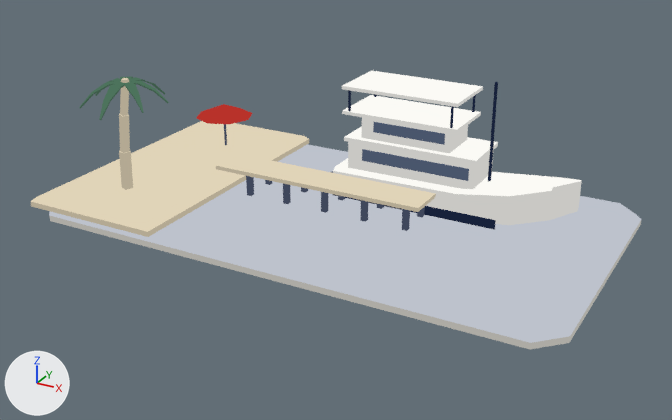
A saved change to the glTF model plugins/postcard/skills/postcard/kit/art/3d/hurghada.glb.
Before and after are seen from a camera (50 mm lens) standing at (30.4, -55.7, 28.3) and looking at (0.6, -1.7, 1.3). Lighting does not change. The marker at lower left points along +X, +Y and +Z. The older version comes first. Vertices at exactly the same position are counted once.

In view in the first picture: 'model'.
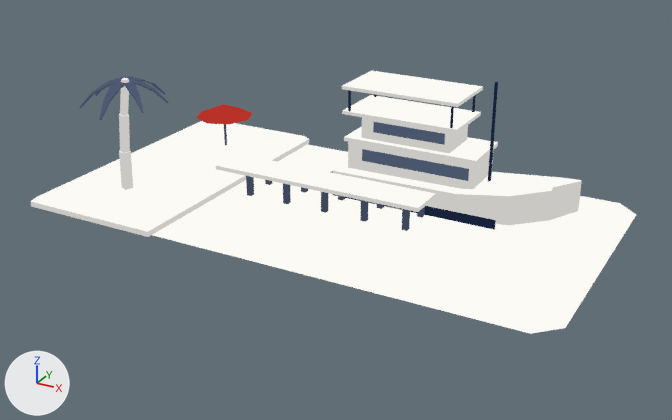
The newer file is also turned or shifted as a whole; pictures and numbers use the older file's frame.

What changed in the scene script:
```text
Change mat_material_0:
    where n0 = _N.new('ShaderNodeEmission'); n0.name = 'Emission'
    n0.inputs[0].default_value: (0.42, 0.409, 0.377, 1.0) -> (0.964, 0.955, 0.914, 1.0)  # 'Color', grey #adaba5 -> 'Color', white #fbfaf5
Change mat_material_2:
    where n0 = _N.new('ShaderNodeEmission'); n0.name = 'Emission'
    n0.inputs[0].default_value: (0.507, 0.538, 0.604, 1.0) -> (0.722, 0.715, 0.684, 1.0)  # 'Color', light grey #bdc2cc -> 'Color', light grey #dddcd8
Change mat_material_3:
    where n0 = _N.new('ShaderNodeEmission'); n0.name = 'Emission'
    n0.inputs[0].default_value: (0.454, 0.398, 0.291, 1.0) -> (0.0501, 0.0637, 0.107, 1.0)  # 'Color', beige #b4a993 -> 'Color', dark blue #3f475c
Change mat_material_5:
    where n0 = _N.new('ShaderNodeEmission'); n0.name = 'Emission'
    n0.inputs[0].default_value: (0.748, 0.656, 0.477, 1.0) -> (0.0783, 0.1, 0.171, 1.0)  # 'Color', beige #e0d4b8 -> 'Color', dark blue #4f5973
Change mat_material_6:
    where n0 = _N.new('ShaderNodeEmission'); n0.name = 'Emission'
    n0.inputs[0].default_value: (0.0501, 0.0637, 0.107, 1.0) -> (0.858, 0.85, 0.813, 1.0)  # 'Color', dark blue #3f475c -> 'Color', white #eeede9
Change mat_material_9:
    where n0 = _N.new('ShaderNodeEmission'); n0.name = 'Emission'
    n0.inputs[0].default_value: (0.582, 0.577, 0.552, 1.0) -> (0.0123, 0.0232, 0.0684, 1.0)  # 'Color', light grey #c9c8c4 -> 'Color', dark blue #1d2a4a
Change mat_material_11:
    where n0 = _N.new('ShaderNodeEmission'); n0.name = 'Emission'
    n0.inputs[0].default_value: (0.964, 0.955, 0.914, 1.0) -> (0.0818, 0.113, 0.184, 1.0)  # 'Color', white #fbfaf5 -> 'Color', dark blue #515e77
Change mat_material_13:
    where n0 = _N.new('ShaderNodeEmission'); n0.name = 'Emission'
    n0.inputs[0].default_value: (0.00871, 0.0157, 0.044, 1.0) -> (0.48, 0.0319, 0.0232, 1.0)  # 'Color', dark blue #17223b -> 'Color', red #b8322a
Change me_mesh_0:
    remove me_mesh_0.from_pydata(...)  # 505 vertices, 834 faces, 298 loose edges; spans x -20.0..20.0, y -11.0..11.0, z 0.0..10.6
    add me_mesh_0.from_pydata(...)  # 489 vertices, 796 faces, 282 loose edges; spans x -20.0..19.6, y -11.0..11.0, z 0.8..10.6
    me_mesh_0 part 1
    16 vertices are removed from x -20.0..20.0, y -11.0..11.0, z 0.0..0.4
    38 faces are deleted
    16 loose edges are deleted
    me_mesh_0 part 2: 6 faces spanning x -19.6..19.6, y -10.6..10.6, z 0.8 switch from mat_material_2 to mat_material_0
    me_mesh_0 part 3: 46 faces spanning x -20.0..7.0, y -11.0..11.0, z 0.8..10.3 switch from mat_material_3 to mat_material_1
    me_mesh_0 part 4: 22 faces spanning x -20.0..7.0, y -11.0..11.0, z 1.2..10.3 switch from mat_material_5 to mat_material_0
    me_mesh_0 part 5: 72 faces spanning x -14.1..6.2, y -1.5..6.4, z 0.8..4.7 switch from mat_material_6 to mat_material_3
    me_mesh_0 part 6: 122 faces spanning x -1.5..16.5, y 1.7..6.7, z 0.8..9.4 switch from mat_material_9 to mat_material_1
    me_mesh_0 part 7: 42 faces spanning x -1.5..11.5, y 1.7..6.7, z 0.8..10.6 switch from mat_material_13 to mat_material_7
    me_mesh_0 part 8: 36 faces spanning x -16.9..-11.0, y -10.1..-3.3, z 8.4..10.1 switch from mat_material_21 to mat_material_5
    me_mesh_0 part 9: 112 faces spanning x -16.9..-11.0, y -10.1..-3.3, z 8.3..10.1 switch from mat_material_22 to mat_material_3
    other edits to the shape of me_mesh_0 do not show in these pictures
    remove me_mesh_0.materials.append(mat_material_15)
    remove me_mesh_0.materials.append(mat_material_16)
    remove me_mesh_0.materials.append(mat_material_17)
    remove me_mesh_0.materials.append(mat_material_18)
    remove me_mesh_0.materials.append(mat_material_19)
    remove me_mesh_0.materials.append(mat_material_20)
    remove me_mesh_0.materials.append(mat_material_23)
    remove me_mesh_0.materials.append(mat_material_24)
```

Pixel boxes [x1, y1, x2, y2] of what changed, in the pictures (672 x 420 px):
'model', recoloured, reshaped: before [31, 71, 641, 349]; after [31, 71, 636, 334]
part 1 of me_mesh_0, deleted: before [49, 211, 641, 349]
part 2 of me_mesh_0, recoloured (grey to white): [153, 144, 636, 334] in both
part 3 of me_mesh_0, recoloured: [31, 79, 436, 237] in both
part 4 of me_mesh_0, recoloured (beige to white): [31, 78, 436, 232] in both
part 5 of me_mesh_0, recoloured: [224, 124, 425, 231] in both
part 6 of me_mesh_0, edited (looks the same): [333, 86, 582, 225] in both
part 7 of me_mesh_0, edited (looks the same): [332, 83, 498, 230] in both
part 8 of me_mesh_0, recoloured: [79, 76, 169, 119] in both
part 9 of me_mesh_0, recoloured: [80, 77, 168, 120] in both
